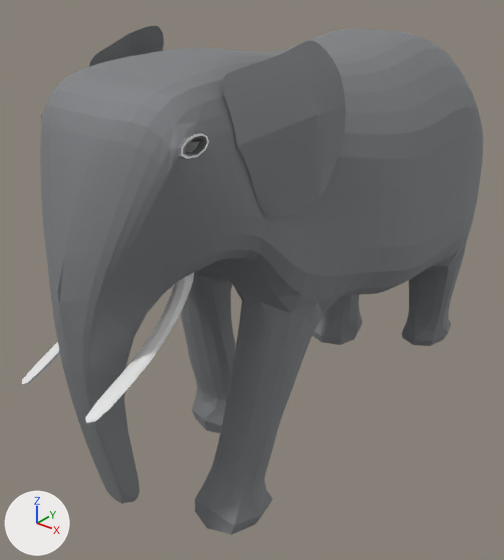
What one commit did to the Blender file Ramazan/Elephant.blend.
The view is the same before and after, from a 50 mm camera at (22.6, -37.7, 19.0) aimed at (-1.8, -7.1, 0.1). The axes (+X, +Y, +Z) are drawn at lower left. The lights are the same throughout.

The scene before the commit, as lines of its bpy script (objects in view):
```python
me_plane = bpy.data.meshes.new('Plane')
me_plane.from_pydata(...)  # 1061 vertices, 1026 faces, 1 loose edge; spans x -3.98..5.91, y -1.09..1.09, z -1.29..1.87
# faces by material slot: [968, 53, 5]
me_plane.materials.append(mat_material_009)  # grey #949699
me_plane.materials.append(mat_material_011)  # white #e7e7e7
me_plane.materials.append(mat_material_012)  # white #e7e7e7
ob_plane_001 = bpy.data.objects.new('Plane.001', me_plane)
ob_plane_001.location = (-0.32, -1.28, -0.29)
ob_plane_001.rotation_euler = (0.0, 0.0, -1.571)  # degrees (0, 0, -90)
ob_plane_001.scale = (3.83, 6.53, 8.27)
_m = ob_plane_001.modifiers.new('Subdivision', 'SUBSURF')
_m.render_levels = 1
```
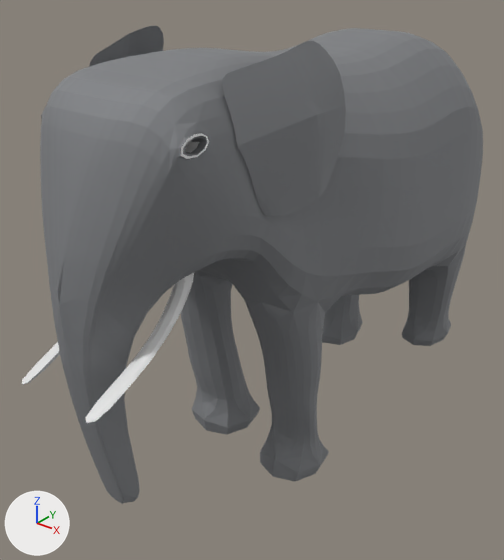
Boxes [x1, y1, x2, y2] around the edits, measured in the pictures (504 x 560 px; the box of a moved part takes in the faces that stretch with it):
'Plane.001', reshaped (6% shorter)
    before: [22, 26, 483, 535]
    after: [22, 26, 483, 504]
part 1 of me_plane, moved or reshaped
    before: [195, 482, 273, 535]
    after: [260, 438, 329, 482]
part 2 of me_plane, moved or reshaped
    before: [205, 452, 267, 506]
    after: [268, 417, 323, 457]
part 3 of me_plane, moved or reshaped
    before: [216, 425, 274, 474]
    after: [268, 396, 318, 435]
part 4 of me_plane, moved or reshaped
    before: [222, 401, 281, 446]
    after: [266, 379, 317, 416]
part 5 of me_plane, moved or reshaped
    before: [227, 373, 291, 419]
    after: [263, 358, 320, 396]
part 6 of me_plane, moved or reshaped
    before: [232, 301, 322, 392]
    after: [245, 301, 325, 376]

The edits, one by one:
me_plane is used by ob_plane_001; location (-0.32, -1.28, -0.29); rotation (0.0, 0.0, -1.571), in degrees (0, 0, -90); scale (3.83, 6.53, 8.27).
me_plane had 1061 vertices, 1026 faces, 1 loose edge and spanned x -3.98..5.91, y -1.09..1.09, z -1.29..1.87.
me_plane now has 1061 vertices, 1026 faces, 1 loose edge and spans x -3.98..5.91, y -1.09..1.09, z -1.35..1.87.
me_plane part 1: 14 of the vertices in x 2.29..4.79, y -0.06..1.02, z -1.29..-0.97 are moved by (-1.56, 0.0, -0.06).
me_plane part 2: all 10 vertices in x 2.98..3.62, y 0.21..0.76, z -0.88..-0.77 are moved by (-1.35, 0.0, -0.06).
me_plane part 3: all 10 vertices in x 2.82..3.48, y 0.21..0.78, z -0.7..-0.58 are moved by (-1.08, 0.0, -0.06).
me_plane part 4: all 10 vertices in x 2.64..3.35, y 0.21..0.75, z -0.53..-0.4 are moved by (-0.93, 0.0, -0.06).
me_plane part 5: all 10 vertices in x 2.43..3.31, y 0.21..0.8, z -0.37..-0.23 are moved by (-0.76, 0.0, -0.06).
me_plane part 6: all 10 vertices in x 2.16..3.18, y 0.21..0.81, z -0.12..0.01 are moved by (-0.48, 0.0, -0.06).
